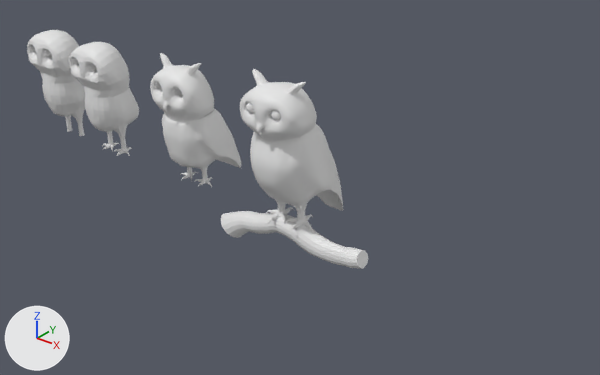
What one commit did to the Blender file Owl_statue.blend.
Before and after are seen from a 50 mm camera at (28.8, -32.8, 17.0) aimed at (-0.4, 3.8, -5.7). The lights are fixed; the arrows at lower left show +X, +Y and +Z.
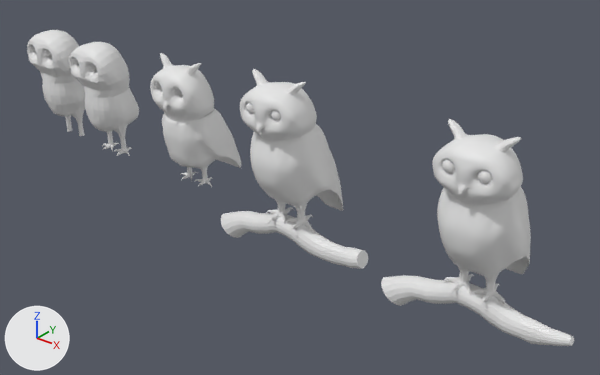
Patch to the scene script:
```diff
--- a/Owl_statue.blend.py
+++ b/Owl_statue.blend.py
@@ me_plane_004 @@
+me_plane_004.from_pydata(...)  # 2117 vertices, 2118 faces; spans x -2.21..2.21, y -9.64..1.78, z -6.64..0.34
+me_plane_004.polygons.foreach_set('use_smooth', [True] * 2118)
@@ me_cylinder_001 @@
+me_cylinder_001.from_pydata(...)  # 272 vertices, 258 faces; spans x -2.08..2.08, y -6.98..0.94, z -1.36..1.51
@@ ob_eyes_001 @@
+ob_eyes_001 = bpy.data.objects.new('Eyes.001', me_sphere.copy())  # the mesh of ob_eyes
+ob_eyes_001.location = (13.59, 0.15, 0.54)
+ob_eyes_001.rotation_euler = (1.603, 0.0442, -0.0109)  # degrees (92, 2.5, -0.6)
+ob_eyes_001.scale = (0.397, 0.397, 0.397)
+_m = ob_eyes_001.modifiers.new('Mirror', 'MIRROR')
+_m.mirror_object = ob_owl_001
@@ ob_owl_001 @@
+ob_owl_001 = bpy.data.objects.new('Owl.001', me_plane_004)
+ob_owl_001.location = (12.65, -0.31, 0.37)
+ob_owl_001.rotation_euler = (1.676, 0.0, 0.0)  # degrees (96, 0, 0)
+_m = ob_owl_001.modifiers.new('Subdivision', 'SUBSURF')
+_m.render_levels = 1
@@ ob_cylinder_001 @@
+ob_cylinder_001 = bpy.data.objects.new('Cylinder.001', me_cylinder_001)
+ob_cylinder_001.location = (12.23, 2.33, -7.45)
+ob_cylinder_001.rotation_euler = (1.571, 0.0, 1.571)  # degrees (90, 0, 90)
+ob_cylinder_001.scale = (0.361, 0.361, 3.95)
```

Pixel boxes [x1, y1, x2, y2] of what changed, in the pictures (600 x 375 px):
'Owl.001', added: after [432, 119, 531, 306]
'Cylinder.001', added: after [381, 275, 574, 346]
'Eyes.001', added: after [442, 160, 492, 184]
